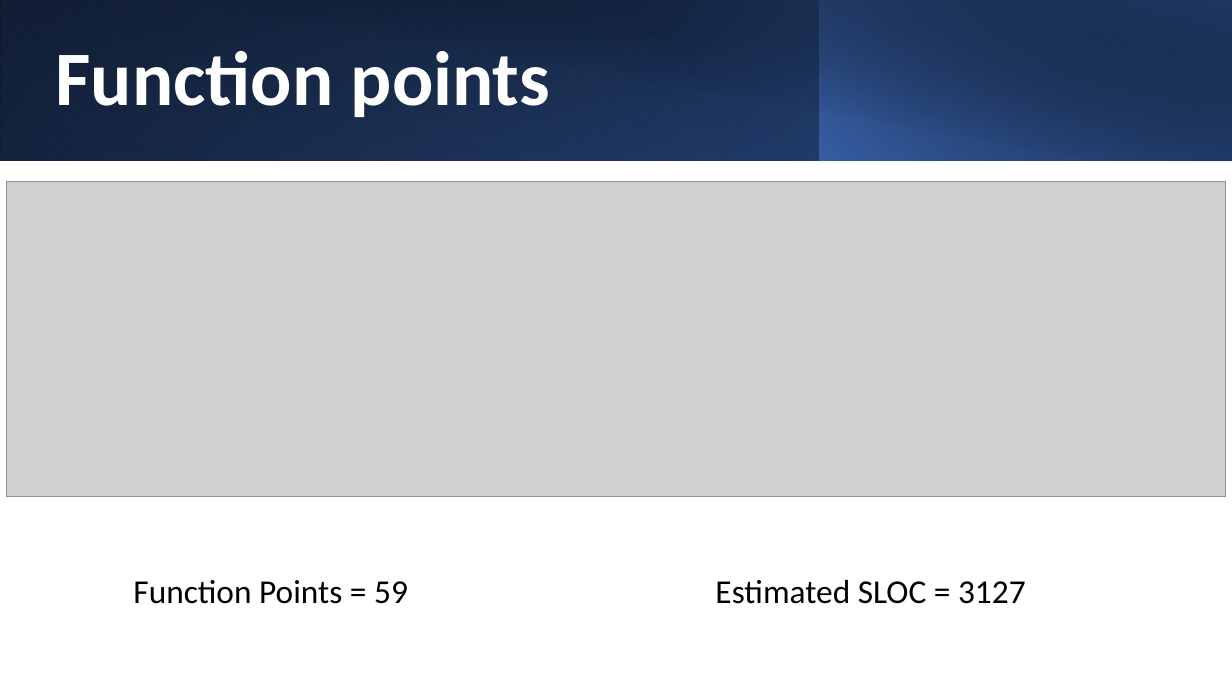
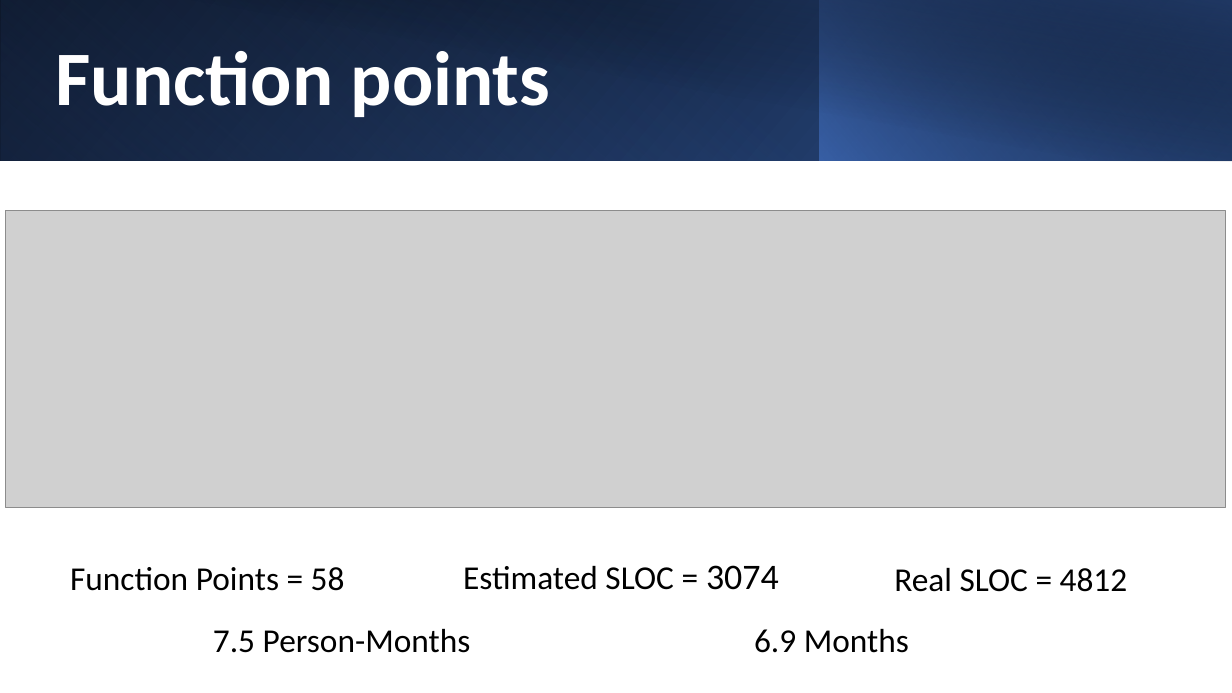
Before and after one commit to Francesco10998/Lab_Project, a slide deck: slide 4 of Documentation/Golden Auctions.pptx. Drawn at 1232x693 pixels with LibreOffice and Linux fonts; fonts in the diff are those of the drawing; grey boxes stand for pictures. Boxes give left, top, right and bottom in pixels: in the first picture for what was removed or moved away, otherwise in the second. Text is boxed around its words. In the diff, an @@ line names an element or a change of style, - is before the commit and + after.

```diff
--- a/Documentation/Golden Auctions.pptx
+++ b/Documentation/Golden Auctions.pptx
@@ picture: place and size @@
-picture at [6,182,1226,497]
+picture at [6,211,1226,507]
@@ text at [70,567,345,591]: text changed @@
-Function Points = 59
+Function Points = 58
@@ text at [463,565,779,590]: text changed @@
-Estimated SLOC = 3127
+Estimated SLOC = 3074
@@ text added at [894,568,1128,592], 26 pt, text #000000 @@
+Real SLOC = 4812
@@ text added at [213,629,471,653], 26 pt, text #000000 @@
+7.5 Person-Months
@@ text added at [754,629,909,653], 26 pt, text #000000 @@
+6.9 Months
```
Also in this commit, not shown: 3 other slides changed, 10 slides added, 1 slide removed, 55 other files.
